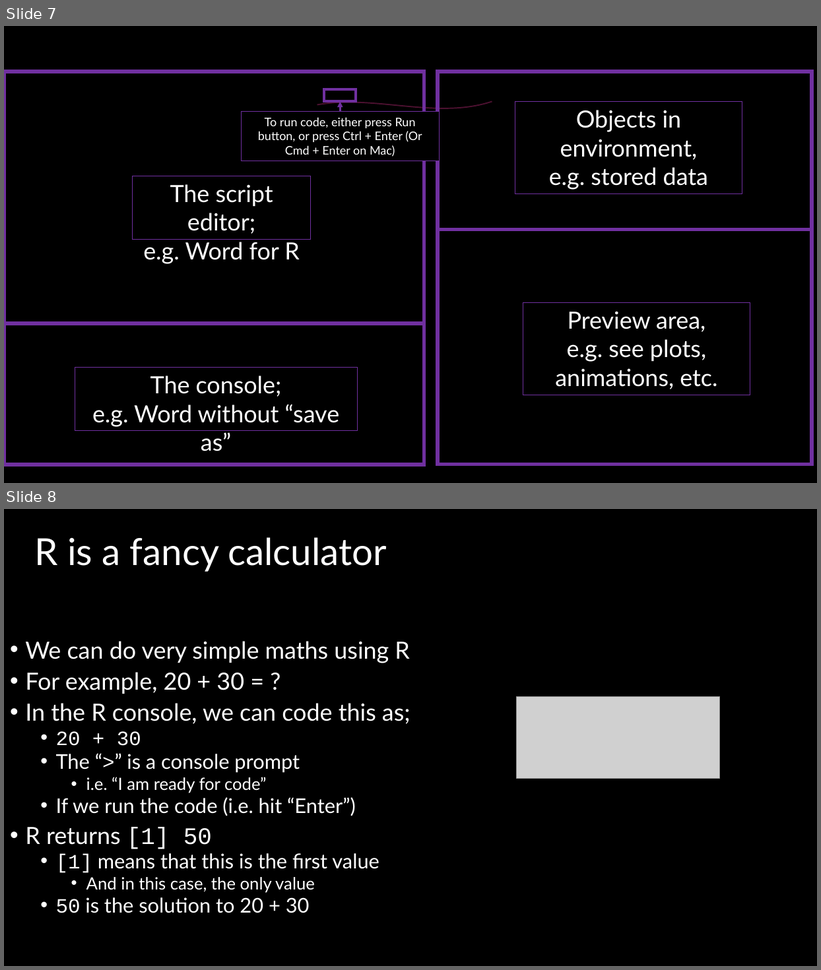
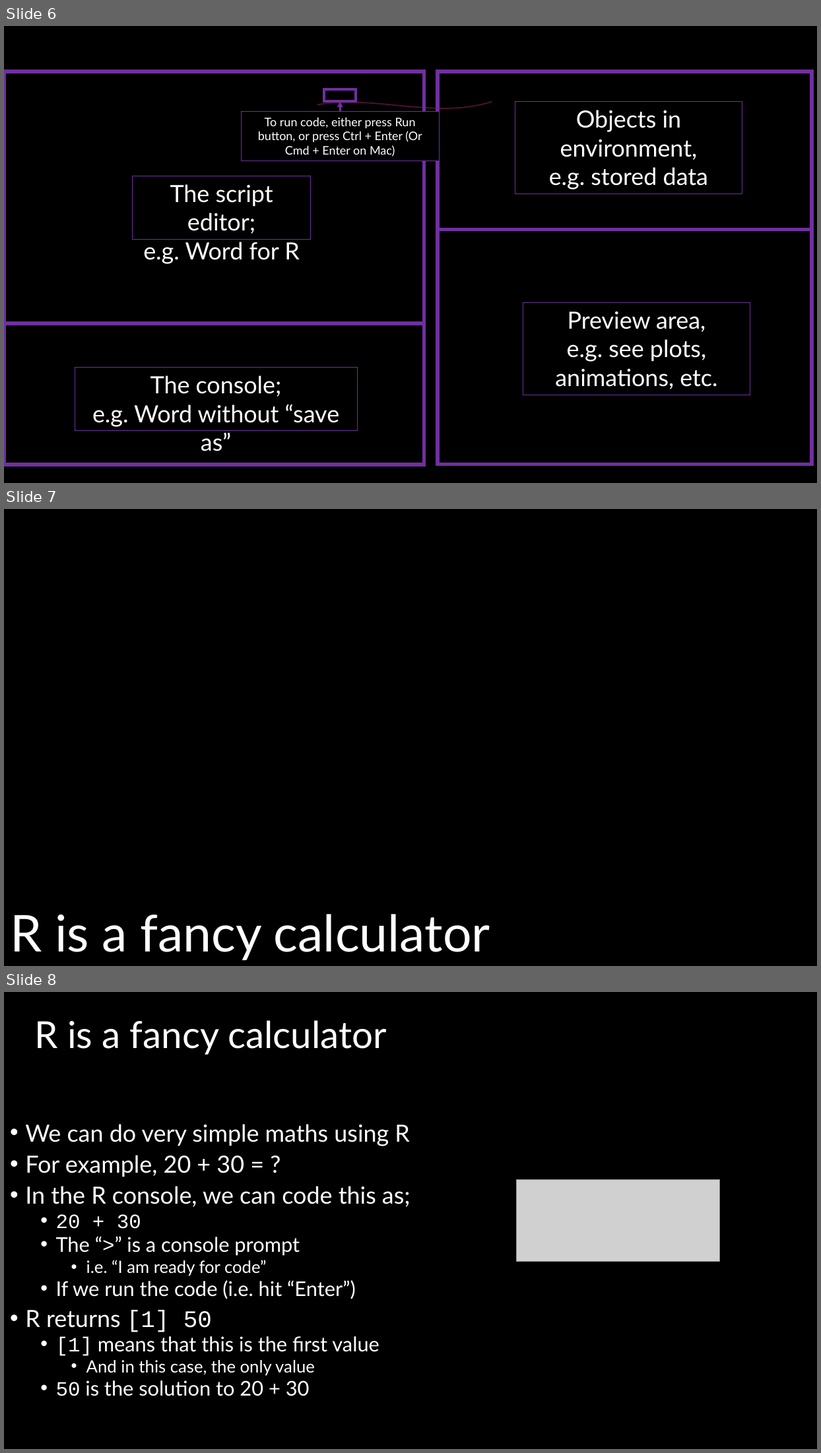
Before and after one commit to DeonRoos/stats-for-biologists, a slide deck: Lectures/Lecture 02.2 - R.pptx. Shown one above the other, each under a label of ours: slides 7 and 8 before the commit, slides 6, 7 and 8 after it. The pictures are 821x970 and 821x1453 pixels, drawn with LibreOffice and Linux fonts; fonts in the diff are those of the drawing; grey boxes stand for pictures; background and template pictures are left out. Boxes give left, top, right and bottom in pixels: in the first picture for what was removed or moved away, otherwise in the second. Text is boxed around its words. In the diff, an @@ line names an element or a change of style, - is before the commit and + after.

```diff
--- a/Lectures/Lecture 02.2 - R.pptx
+++ b/Lectures/Lecture 02.2 - R.pptx
@@ slide 7 added at <box>4,509,817,966</box>, background #000000 @@
@@ title added at <box>10,914,490,961</box>, 60 pt, text #FFFFFF @@
+R is a fancy calculator
@@ what was slide 7 is now slide 6 @@
```
Also in this commit, not shown: 1 slide changed, 2 other slides added, 4 slides removed, 12 other files.
